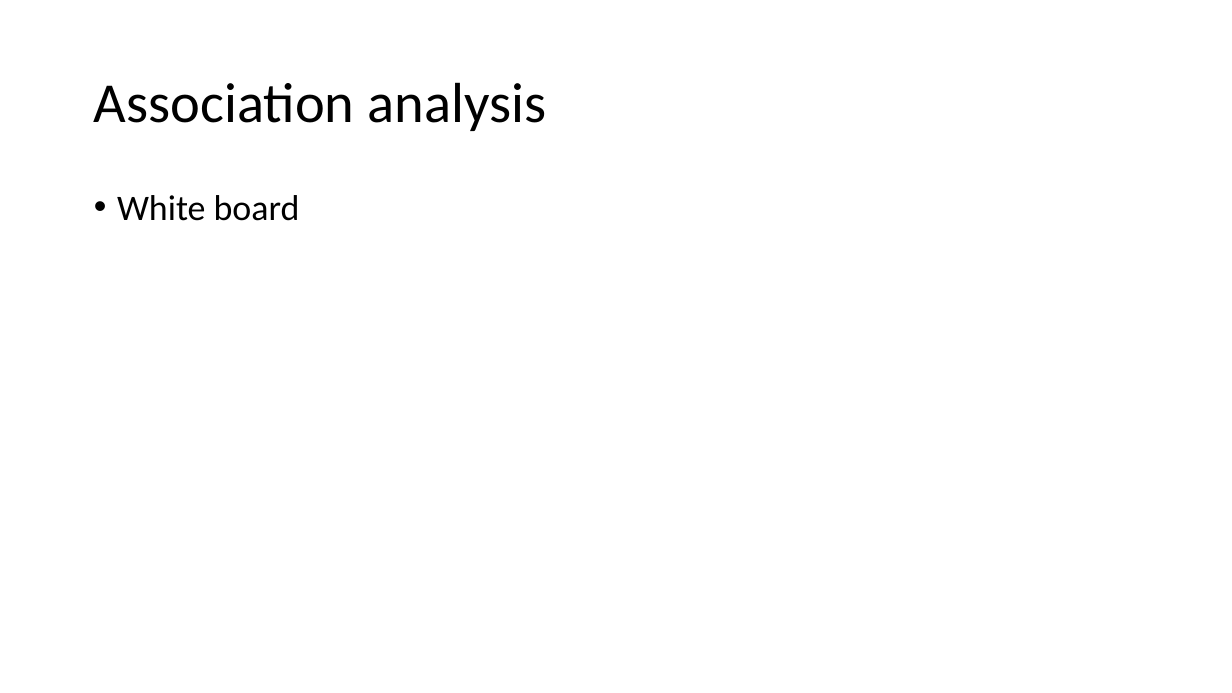
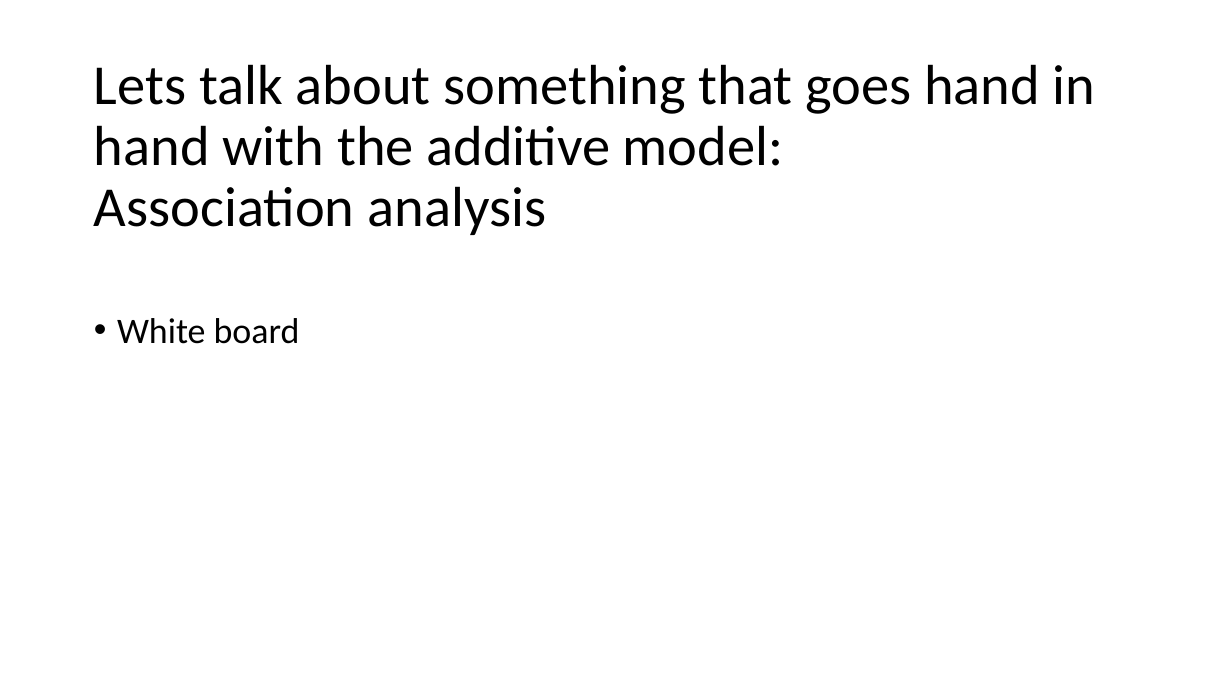
Before and after one commit to ter56/September2_2021_class, a slide deck: slide 38 of AdditiveModels_9_2_2021.pptx (slide 35 before the commit). Drawn at 1232x693 pixels with LibreOffice and Linux fonts; fonts in the diff are those of the drawing. Boxes give left, top, right and bottom in pixels: in the first picture for what was removed or moved away, otherwise in the second. Text is boxed around its words. In the diff, an @@ line names an element or a change of style, - is before the commit and + after.

```diff
--- a/AdditiveModels_9_2_2021.pptx
+++ b/AdditiveModels_9_2_2021.pptx
@@ title at [94, 64, 1096, 235]: text changed @@
-Association analysis
+Lets talk about something that goes hand in hand with the additive model:
+Association analysis
@@ text "White board": place and size @@
-text "White board" at [117, 195, 300, 221]
+text "White board" at [117, 318, 300, 344]
```
Also in this commit, not shown: 9 other slides changed, 3 slides added, 1 other file.
